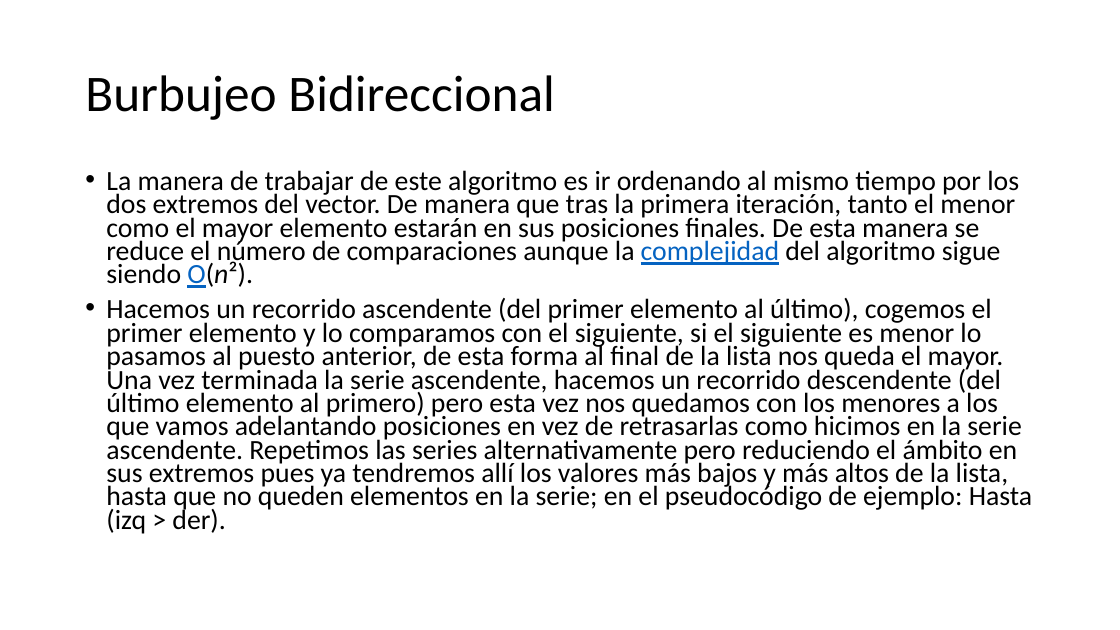
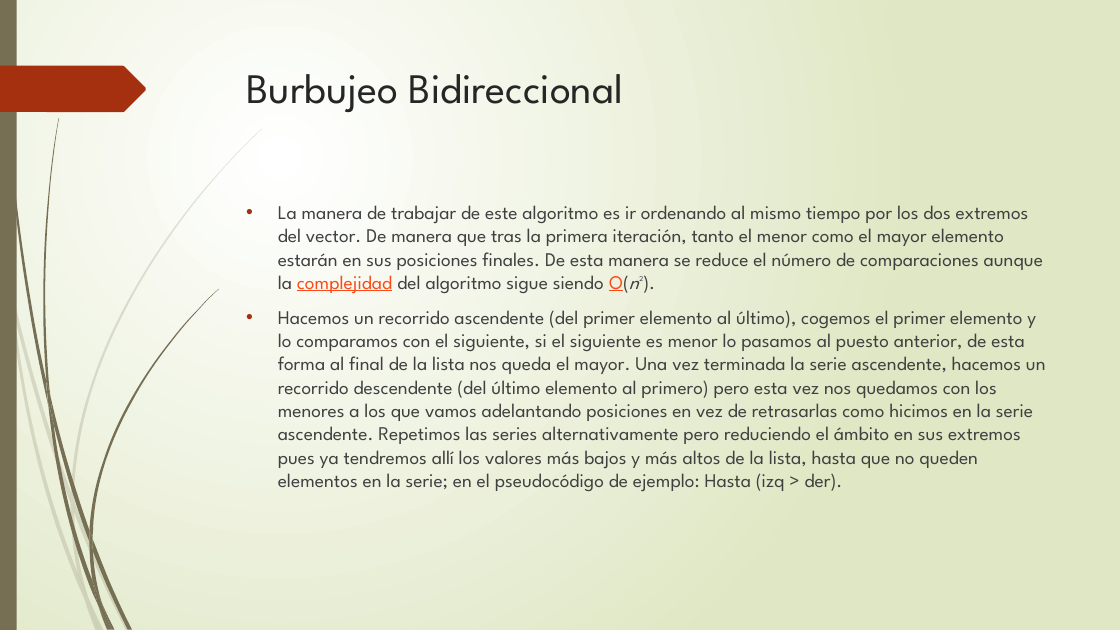
Before and after one commit to ParalelaUnsaac/G4-2020-1, a slide deck: slide 3 of 21.10/SORTS.pptx. Drawn at 1120x630 pixels with LibreOffice and Linux fonts; fonts in the diff are those of the drawing. Boxes give left, top, right and bottom in pixels: in the first picture for what was removed or moved away, otherwise in the second. Text is boxed around its words. In the diff, an @@ line names an element or a change of style, - is before the commit and + after.

```diff
--- a/21.10/SORTS.pptx
+++ b/21.10/SORTS.pptx
@@ background #FFFFFF to gradient #FFFFFF to #DFE8C4 @@
@@ rectangle added at box(0, 0, 17, 630), fill #766F54 @@
@@ title "Burbujeo Bidireccional": place and size @@
-title "Burbujeo Bidireccional" at box(85, 75, 554, 120)
+title "Burbujeo Bidireccional" at box(247, 74, 623, 113)
@@ title "Burbujeo Bidireccional" at box(247, 74, 623, 113): size 44 to 36 pt, font Calibri to League Spartan, text colour #000000 to #262626; line spacing 0.9 to 1; vertical alignment middle to top @@
@@ freeform shape added at box(0, 66, 146, 112), fill #A53010 @@
@@ text "La manera de trabajar de ...": place and size @@
-text "La manera de trabajar de ..." at box(106, 170, 1032, 534)
+text "La manera de trabajar de ..." at box(278, 205, 1046, 491)
@@ text "La manera de trabajar de ..." at box(278, 205, 1046, 491): size 23.8 to 16.6 pt, font Calibri to League Spartan, text colour #000000 to #404040; text colour #0563C1 to #FB4A18 in "complejidad O(n²)."; indent changed; line spacing 0.7 to 1 @@
@@ group added at box(0, 129, 262, 630): 10 freeform shapes @@
@@ group added at box(3, 0, 218, 630): 12 freeform shapes @@
```
Also in this commit, not shown: 3 other slides changed, 4 slides added, 3 slides removed.
